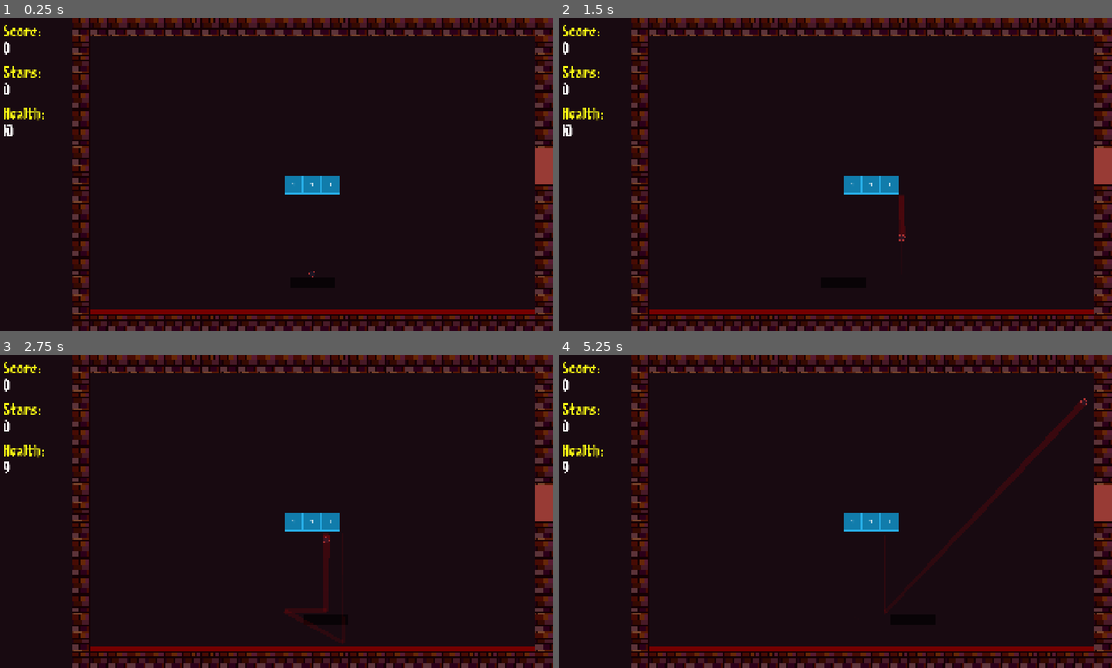
Above: before the commit, frames 1-4 (two rows, left to right).
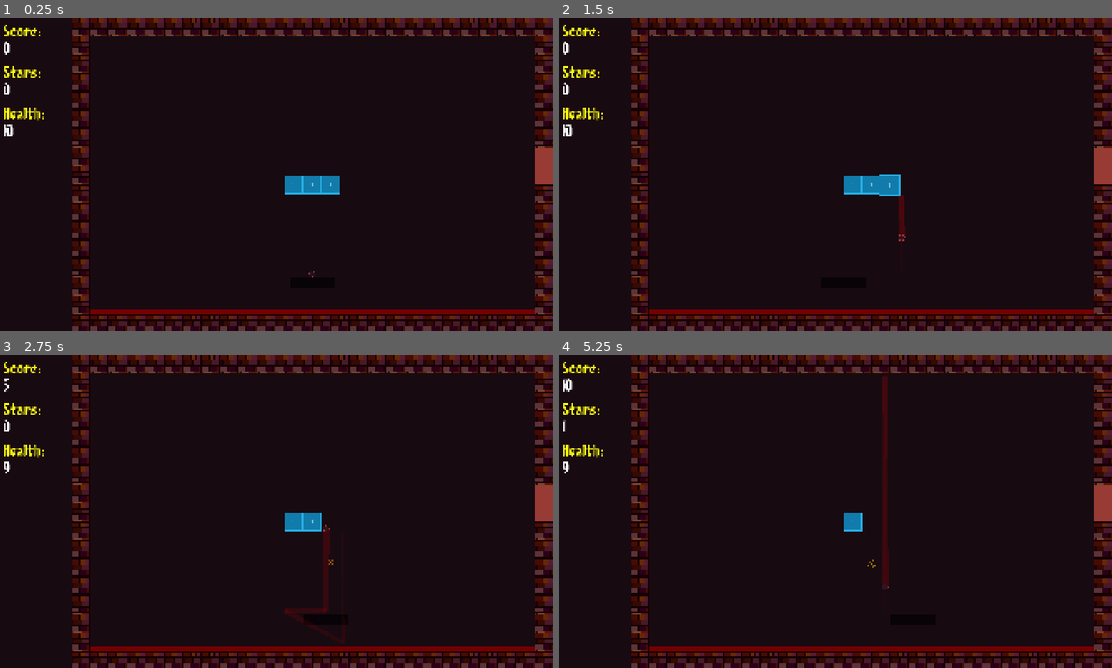
Above: after the commit, the same moments.

Repository: lostpoet999/escape_to_marty
Game: Godot game, scene res://scenes_and_scripts/levels/floor_1_the_lighthouse/combat_1_3.tscn
Same seed, same stepped clock (60 frames per second), same inputs: the game is played once before the commit and once after it. This scene is started directly instead of the project's main scene.
Inputs (mouse positions are in pixels of both pictures, inside the frame that each line leads up to):
- Up to frame 1 (0.25 s): no input
- Up to frame 2 (1.5 s): tap Enter at 0.5 s; move the mouse to (863, 174) at 0.52 s; hold Tab (click_mode_toggle) 0.53-1.28 s; click (863, 174) at 0.67 s; move the mouse to (807, 174) at 1.27 s; click (807, 174) at 1.35 s
- Up to frame 3 (2.75 s): move the mouse to (287, 505) at 2.02 s; hold Tab (click_mode_toggle) from 2.03 s (still down); click (287, 505) at 2.17 s
- Up to frame 4 (5.25 s): move the mouse to (824, 517) at 2.77 s; release Tab (click_mode_toggle) at 2.78 s; click (824, 517) at 2.85 s; move the mouse to (874, 514) at 3.52 s; hold Tab (click_mode_toggle) 3.53-4.28 s; click (874, 514) at 3.67 s; move the mouse to (1100, 502) at 4.27 s; click (1100, 502) at 4.35 s; move the mouse to (868, 661) at 5.02 s; hold Tab (click_mode_toggle) from 5.03 s (still down); click (868, 661) at 5.17 s

The runs differ from the first frame. In frame 1, less than 0.1% of the frame differs, in the area x 52-60%, y 52-54%; in frame 2, 0.1%; in frame 3, 0.3%; in frame 4, 1.7%, in the area x 0-96%, y 6-83%.

Commit message:
chore: built out framework for first floor

Diff:
--- a/scenes_and_scripts/bricks/blue_brick.tscn
+++ b/scenes_and_scripts/bricks/blue_brick.tscn
@@ -8,6 +8,7 @@
 
 [node name="BlueBrick" type="Area2D" unique_id=887021685 groups=["bricks"]]
 script = ExtResource("1_hdens")
+brick_health = 1
 
 [node name="Sprite2D" type="Sprite2D" parent="." unique_id=1027905382]
 scale = Vector2(1, 2)
--- /dev/null
+++ b/scenes_and_scripts/levels/common_rooms/boss_1.tscn
@@ -0,0 +1,20 @@
+[gd_scene format=3 uid="uid://brr0pi7naait7"]
+
+[ext_resource type="PackedScene" uid="uid://bea1h3570swpu" path="res://scenes_and_scripts/levels/room_base.tscn" id="1_u1v84"]
+[ext_resource type="FontFile" uid="uid://c1its5lmhd4kg" path="res://label_settings_and_fonts/fonts/8bitlim.ttf" id="2_ndrbk"]
+
+[sub_resource type="LabelSettings" id="LabelSettings_oufug"]
+font = ExtResource("2_ndrbk")
+font_size = 24
+
+[node name="common_room" unique_id=565861230 instance=ExtResource("1_u1v84")]
+
+[node name="Label" type="Label" parent="PlayArea" parent_id_path=PackedInt32Array(87831636) index="3" unique_id=2097916128]
+layout_mode = 0
+offset_left = 711.0
+offset_top = 480.0
+offset_right = 967.0
+offset_bottom = 512.0
+text = "Place holder BOSS room"
+label_settings = SubResource("LabelSettings_oufug")
+autowrap_mode = 3
--- /dev/null
+++ b/scenes_and_scripts/levels/common_rooms/memory_1.tscn
@@ -0,0 +1,20 @@
+[gd_scene format=3 uid="uid://cuodqq58w45s5"]
+
+[ext_resource type="PackedScene" uid="uid://bea1h3570swpu" path="res://scenes_and_scripts/levels/room_base.tscn" id="1_atbxb"]
+[ext_resource type="FontFile" uid="uid://c1its5lmhd4kg" path="res://label_settings_and_fonts/fonts/8bitlim.ttf" id="2_ybt68"]
+
+[sub_resource type="LabelSettings" id="LabelSettings_oufug"]
+font = ExtResource("2_ybt68")
+font_size = 24
+
+[node name="common_room" unique_id=565861230 instance=ExtResource("1_atbxb")]
+
+[node name="Label" type="Label" parent="PlayArea" parent_id_path=PackedInt32Array(87831636) index="3" unique_id=2097916128]
+layout_mode = 0
+offset_left = 647.0
+offset_top = 480.0
+offset_right = 999.0
+offset_bottom = 544.0
+text = "Memory Room Placeholder"
+label_settings = SubResource("LabelSettings_oufug")
+autowrap_mode = 3
--- /dev/null
+++ b/scenes_and_scripts/levels/common_rooms/powerup_1.tscn
@@ -0,0 +1,20 @@
+[gd_scene format=3 uid="uid://7vttec5plsdk"]
+
+[ext_resource type="PackedScene" uid="uid://bea1h3570swpu" path="res://scenes_and_scripts/levels/room_base.tscn" id="1_edbf6"]
+[ext_resource type="FontFile" uid="uid://c1its5lmhd4kg" path="res://label_settings_and_fonts/fonts/8bitlim.ttf" id="2_emyu8"]
+
+[sub_resource type="LabelSettings" id="LabelSettings_oufug"]
+font = ExtResource("2_emyu8")
+font_size = 24
+
+[node name="common_room" unique_id=565861230 instance=ExtResource("1_edbf6")]
+
+[node name="Label" type="Label" parent="PlayArea" parent_id_path=PackedInt32Array(87831636) index="3" unique_id=2097916128]
+layout_mode = 0
+offset_left = 647.0
+offset_top = 480.0
+offset_right = 999.0
+offset_bottom = 544.0
+text = "Free Powerup Room Placeholder"
+label_settings = SubResource("LabelSettings_oufug")
+autowrap_mode = 3
--- /dev/null
+++ b/scenes_and_scripts/levels/common_rooms/shop_1.tscn
@@ -0,0 +1,20 @@
+[gd_scene format=3 uid="uid://bwuoolbwt8v67"]
+
+[ext_resource type="PackedScene" uid="uid://bea1h3570swpu" path="res://scenes_and_scripts/levels/room_base.tscn" id="1_os7iy"]
+[ext_resource type="FontFile" uid="uid://c1its5lmhd4kg" path="res://label_settings_and_fonts/fonts/8bitlim.ttf" id="2_fdn02"]
+
+[sub_resource type="LabelSettings" id="LabelSettings_oufug"]
+font = ExtResource("2_fdn02")
+font_size = 24
+
+[node name="common_room" unique_id=565861230 instance=ExtResource("1_os7iy")]
+
+[node name="Label" type="Label" parent="PlayArea" parent_id_path=PackedInt32Array(87831636) index="3" unique_id=2097916128]
+layout_mode = 0
+offset_left = 679.0
+offset_top = 480.0
+offset_right = 935.0
+offset_bottom = 512.0
+text = "Place holder SHOP room"
+label_settings = SubResource("LabelSettings_oufug")
+autowrap_mode = 3
--- a/scenes_and_scripts/levels/common_rooms/start_1.tscn
+++ b/scenes_and_scripts/levels/common_rooms/start_1.tscn
@@ -7,7 +7,7 @@
 font = ExtResource("2_45lsl")
 font_size = 24
 
-[node name="Start_1" unique_id=565861230 instance=ExtResource("1_cckqh")]
+[node name="common_room" unique_id=565861230 instance=ExtResource("1_cckqh")]
 
 [node name="Label" type="Label" parent="PlayArea" parent_id_path=PackedInt32Array(87831636) index="3" unique_id=2097916128]
 layout_mode = 0
--- a/scenes_and_scripts/levels/floor_1_the_lighthouse/combat_1_1.tscn
+++ b/scenes_and_scripts/levels/floor_1_the_lighthouse/combat_1_1.tscn
@@ -3,7 +3,7 @@
 [ext_resource type="PackedScene" uid="uid://bea1h3570swpu" path="res://scenes_and_scripts/levels/room_base.tscn" id="1_eysly"]
 [ext_resource type="PackedScene" uid="uid://cm1kspxv86400" path="res://scenes_and_scripts/bricks/blue_brick.tscn" id="2_qcry5"]
 
-[node name="Level_01" unique_id=565861230 instance=ExtResource("1_eysly")]
+[node name="combat_1_1" unique_id=565861230 instance=ExtResource("1_eysly")]
 
 [node name="BlueBrick" parent="PlayArea/Walls" parent_id_path=PackedInt32Array(76639453) index="79" unique_id=887021685 instance=ExtResource("2_qcry5")]
 position = Vector2(1056, 512)
--- a/scenes_and_scripts/levels/floor_1_the_lighthouse/combat_1_2.tscn
+++ b/scenes_and_scripts/levels/floor_1_the_lighthouse/combat_1_2.tscn
@@ -3,7 +3,7 @@
 [ext_resource type="PackedScene" uid="uid://bea1h3570swpu" path="res://scenes_and_scripts/levels/room_base.tscn" id="1_o7dia"]
 [ext_resource type="PackedScene" uid="uid://cm1kspxv86400" path="res://scenes_and_scripts/bricks/blue_brick.tscn" id="2_cbojn"]
 
-[node name="Level_01" unique_id=565861230 instance=ExtResource("1_o7dia")]
+[node name="combat_1_2" unique_id=565861230 instance=ExtResource("1_o7dia")]
 
 [node name="BlueBrick" parent="PlayArea/Walls" parent_id_path=PackedInt32Array(76639453) index="79" unique_id=887021685 instance=ExtResource("2_cbojn")]
 position = Vector2(992, 544)
--- a/scenes_and_scripts/levels/floor_1_the_lighthouse/combat_1_3.tscn
+++ b/scenes_and_scripts/levels/floor_1_the_lighthouse/combat_1_3.tscn
@@ -3,7 +3,7 @@
 [ext_resource type="PackedScene" uid="uid://bea1h3570swpu" path="res://scenes_and_scripts/levels/room_base.tscn" id="1_nty3w"]
 [ext_resource type="PackedScene" uid="uid://cm1kspxv86400" path="res://scenes_and_scripts/bricks/blue_brick.tscn" id="2_l6wtj"]
 
-[node name="Level_01" unique_id=565861230 instance=ExtResource("1_nty3w")]
+[node name="combat_1_3" unique_id=565861230 instance=ExtResource("1_nty3w")]
 
 [node name="BlueBrick" parent="PlayArea/Walls" parent_id_path=PackedInt32Array(76639453) index="79" unique_id=887021685 instance=ExtResource("2_l6wtj")]
 position = Vector2(992, 544)
--- /dev/null
+++ b/scenes_and_scripts/levels/floor_1_the_lighthouse/combat_1_4.tscn
@@ -0,0 +1,18 @@
+[gd_scene format=3 uid="uid://c8g1d60jilaq4"]
+
+[ext_resource type="PackedScene" uid="uid://bea1h3570swpu" path="res://scenes_and_scripts/levels/room_base.tscn" id="1_7tba3"]
+[ext_resource type="PackedScene" uid="uid://cm1kspxv86400" path="res://scenes_and_scripts/bricks/blue_brick.tscn" id="2_pu6mi"]
+
+[node name="combat_1_4" unique_id=565861230 instance=ExtResource("1_7tba3")]
+
+[node name="BlueBrick" parent="PlayArea/Walls" parent_id_path=PackedInt32Array(76639453) index="79" unique_id=887021685 instance=ExtResource("2_pu6mi")]
+position = Vector2(992, 544)
+
+[node name="BlueBrick2" parent="PlayArea/Walls" parent_id_path=PackedInt32Array(76639453) index="80" unique_id=1239030522 instance=ExtResource("2_pu6mi")]
+position = Vector2(1056, 544)
+
+[node name="BlueBrick3" parent="PlayArea/Walls" parent_id_path=PackedInt32Array(76639453) index="81" unique_id=1507508303 instance=ExtResource("2_pu6mi")]
+position = Vector2(1056, 480)
+
+[node name="BlueBrick" parent="." index="5" unique_id=1506194311 instance=ExtResource("2_pu6mi")]
+position = Vector2(1152, 576)
--- a/scenes_and_scripts/levels/floor_1_the_lighthouse/floor_1_layout.tres
+++ b/scenes_and_scripts/levels/floor_1_the_lighthouse/floor_1_layout.tres
@@ -6,6 +6,11 @@
 [ext_resource type="PackedScene" uid="uid://bhyu3nftn678w" path="res://scenes_and_scripts/levels/common_rooms/start_1.tscn" id="3_n2un6"]
 [ext_resource type="PackedScene" uid="uid://b3skgrm0cpgc1" path="res://scenes_and_scripts/levels/floor_1_the_lighthouse/combat_1_2.tscn" id="4_n2un6"]
 [ext_resource type="PackedScene" uid="uid://bk4fir2rv0b7w" path="res://scenes_and_scripts/levels/floor_1_the_lighthouse/combat_1_3.tscn" id="5_3m4i2"]
+[ext_resource type="PackedScene" uid="uid://7vttec5plsdk" path="res://scenes_and_scripts/levels/common_rooms/powerup_1.tscn" id="6_1f751"]
+[ext_resource type="PackedScene" uid="uid://cuodqq58w45s5" path="res://scenes_and_scripts/levels/common_rooms/memory_1.tscn" id="7_1xisp"]
+[ext_resource type="PackedScene" uid="uid://c8g1d60jilaq4" path="res://scenes_and_scripts/levels/floor_1_the_lighthouse/combat_1_4.tscn" id="7_87kjy"]
+[ext_resource type="PackedScene" uid="uid://bwuoolbwt8v67" path="res://scenes_and_scripts/levels/common_rooms/shop_1.tscn" id="9_kvvos"]
+[ext_resource type="PackedScene" uid="uid://brr0pi7naait7" path="res://scenes_and_scripts/levels/common_rooms/boss_1.tscn" id="10_smmvo"]
 
 [sub_resource type="Resource" id="Resource_xcoa1"]
 script = ExtResource("1_hqd6g")
@@ -32,6 +37,7 @@
 room_scene = ExtResource("4_n2un6")
 room_coords = Vector2i(2, 2)
 room_type = 1
+north_exit = "powerup_1"
 south_exit = "combat_1_1"
 metadata/_custom_type_script = "uid://pnkwdspwmpwe"
 
@@ -41,13 +47,72 @@
 room_scene = ExtResource("5_3m4i2")
 room_coords = Vector2i(3, 3)
 room_type = 1
+north_exit = "combat_1_4"
+south_exit = "shop_1"
+east_exit = "boss_1"
 west_exit = "combat_1_1"
+metadata/_custom_type_script = "uid://pnkwdspwmpwe"
+
+[sub_resource type="Resource" id="Resource_1xisp"]
+script = ExtResource("1_hqd6g")
+room_name_id = "powerup_1"
+room_scene = ExtResource("6_1f751")
+room_coords = Vector2i(2, 1)
+room_type = 4
+south_exit = "combat_1_2"
+metadata/_custom_type_script = "uid://pnkwdspwmpwe"
+
+[sub_resource type="Resource" id="Resource_1f751"]
+script = ExtResource("1_hqd6g")
+room_name_id = "combat_1_4"
+room_scene = ExtResource("7_87kjy")
+room_coords = Vector2i(3, 2)
+room_type = 1
+north_exit = "memory_1"
+south_exit = "combat_1_3"
+metadata/_custom_type_script = "uid://pnkwdspwmpwe"
+
+[sub_resource type="Resource" id="Resource_87kjy"]
+script = ExtResource("1_hqd6g")
+room_name_id = "memory_1"
+room_scene = ExtResource("7_1xisp")
+room_coords = Vector2i(3, 1)
+room_type = 3
+south_exit = "combat_1_4"
+metadata/_custom_type_script = "uid://pnkwdspwmpwe"
+
+[sub_resource type="Resource" id="Resource_smmvo"]
+script = ExtResource("1_hqd6g")
+room_name_id = "shop_1"
+room_scene = ExtResource("9_kvvos")
+room_coords = Vector2i(3, 4)
+room_type = 2
+north_exit = "combat_1_3"
+south_exit = "memory_2"
+metadata/_custom_type_script = "uid://pnkwdspwmpwe"
+
+[sub_resource type="Resource" id="Resource_2wpod"]
+script = ExtResource("1_hqd6g")
+room_name_id = "memory_2"
+room_scene = ExtResource("7_1xisp")
+room_coords = Vector2i(3, 5)
+room_type = 3
+north_exit = "shop_1"
+metadata/_custom_type_script = "uid://pnkwdspwmpwe"
+
+[sub_resource type="Resource" id="Resource_gmdml"]
+script = ExtResource("1_hqd6g")
+room_name_id = "boss_1"
+room_scene = ExtResource("10_smmvo")
+room_coords = Vector2i(4, 3)
+room_type = 1
+west_exit = "combat_1_3"
 metadata/_custom_type_script = "uid://pnkwdspwmpwe"
 
 [resource]
 script = ExtResource("2_j7weq")
 floor_name_id = "The Lighthouse"
-room_entries = Array[ExtResource("1_hqd6g")]([SubResource("R …(68 unchanged characters)… e_ujf72"), SubResource("Resource_leowd")])
+room_entries = Array[ExtResource("1_hqd6g")]([SubResource("R …(68 unchanged characters)… e_ujf72"), SubResource("Resource_leowd"), SubResource("Resource_1xisp"), SubResource("Resource_1f751"), SubResource("Resource_87kjy"), SubResource("Resource_smmvo"), SubResource("Resource_2wpod"), SubResource("Resource_gmdml")])
 show_mini_map = true
 starting_room_id = "start_1"
 starting_room_scene = ExtResource("3_n2un6")
--- a/scenes_and_scripts/levels/room_base.gd
+++ b/scenes_and_scripts/levels/room_base.gd
@@ -11,7 +11,7 @@
 	Signalbus.brick_destroyed.connect(_on_brick_destroyed)
 	Signalbus.star_collected.connect(update_stars_in_level)
 	Signalbus.star_spawned.connect(update_stars_in_level)
-	if self.name == "Start_1":
+	if self.name == "common_room":
 		bricks_cleared = true
 		stars_cleared = true
 		check_level_cleared()
